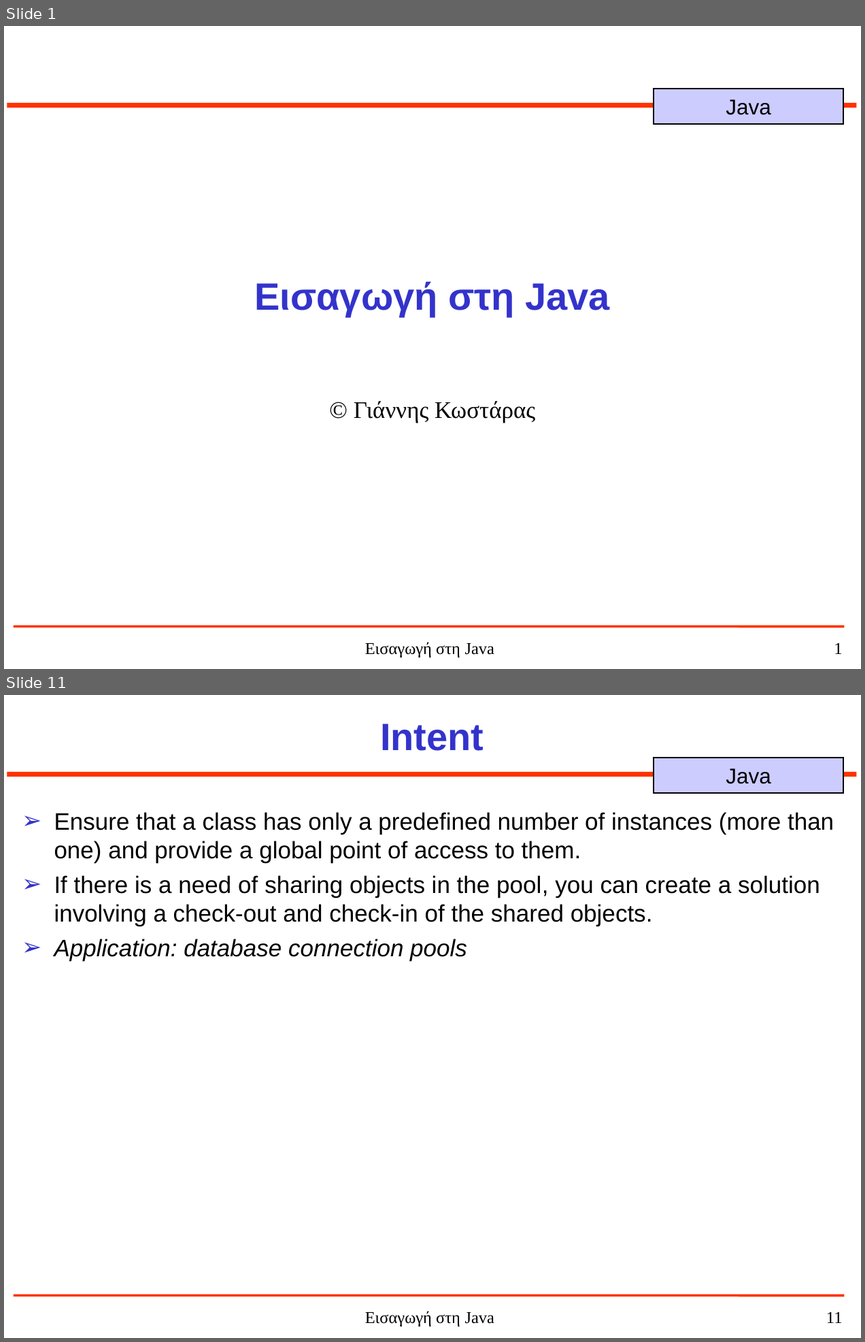
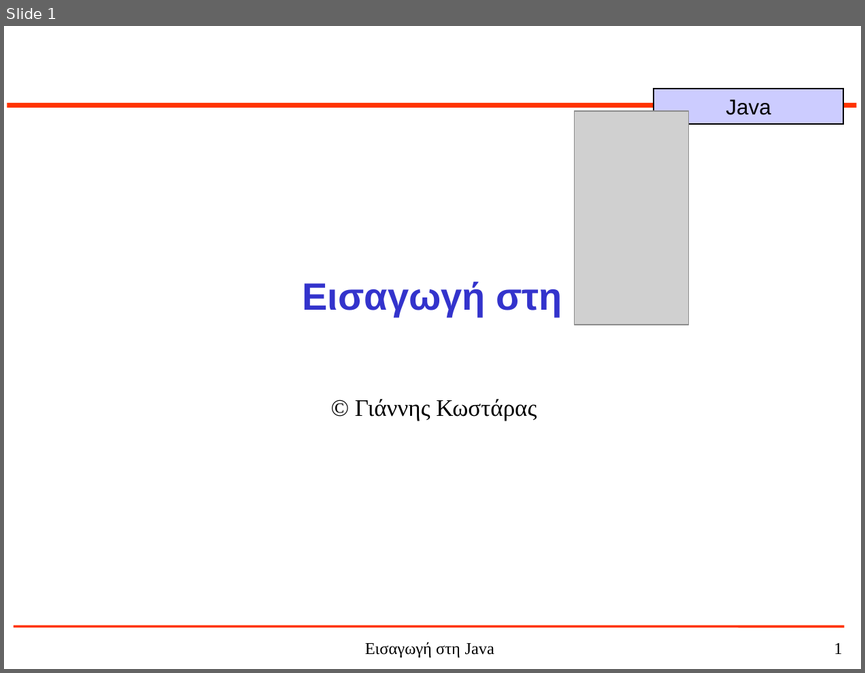
Before and after one commit to jkost/jkost.github.io, a slide deck: Java/slides/1-JavaHistory.ppt. Shown one above the other, each under a label of ours: slides 1 and 11 before the commit, slide 1 after it; the slides between them are not shown. The pictures are 865x1342 and 865x673 pixels, drawn with LibreOffice and Linux fonts; fonts in the diff are those of the drawing; grey boxes stand for pictures. Boxes give left, top, right and bottom in pixels: in the first picture for what was removed or moved away, otherwise in the second. Text is boxed around its words. In the diff, an @@ line names an element or a change of style, - is before the commit and + after.

```diff
--- a/Java/slides/1-JavaHistory.ppt
+++ b/Java/slides/1-JavaHistory.ppt
@@ slide 11 removed at bbox=[4, 695, 861, 1338], background #FFFFFF; not listed: 5 template elements that a slide beside it also shows @@
@@ title removed at bbox=[380, 724, 483, 751] @@
-Intent
@@ text removed at bbox=[54, 812, 834, 961] @@
-➢ Ensure that a class has only a predefined number of instances (more than one) and provide a global point of access to them.
-➢ If there is a need of sharing objects in the pool, you can create a solution involving a check-out and check-in of the shared objects.
-➢ Application: database connection pools
@@ slide 1 changed as well @@
@@ picture added at bbox=[574, 111, 689, 324] @@
@@ title at bbox=[302, 281, 562, 317]: text changed @@
-Εισαγωγή στη Java
+Εισαγωγή στη
@@ subtitle "© Γιάννης Κωστάρας": place and size @@
-subtitle "© Γιάννης Κωστάρας" at bbox=[354, 401, 535, 423]
+subtitle "© Γιάννης Κωστάρας" at bbox=[355, 399, 536, 420]
```
Also in this commit, not shown: 8 slides added, 36 other slides removed, 2 other files.
